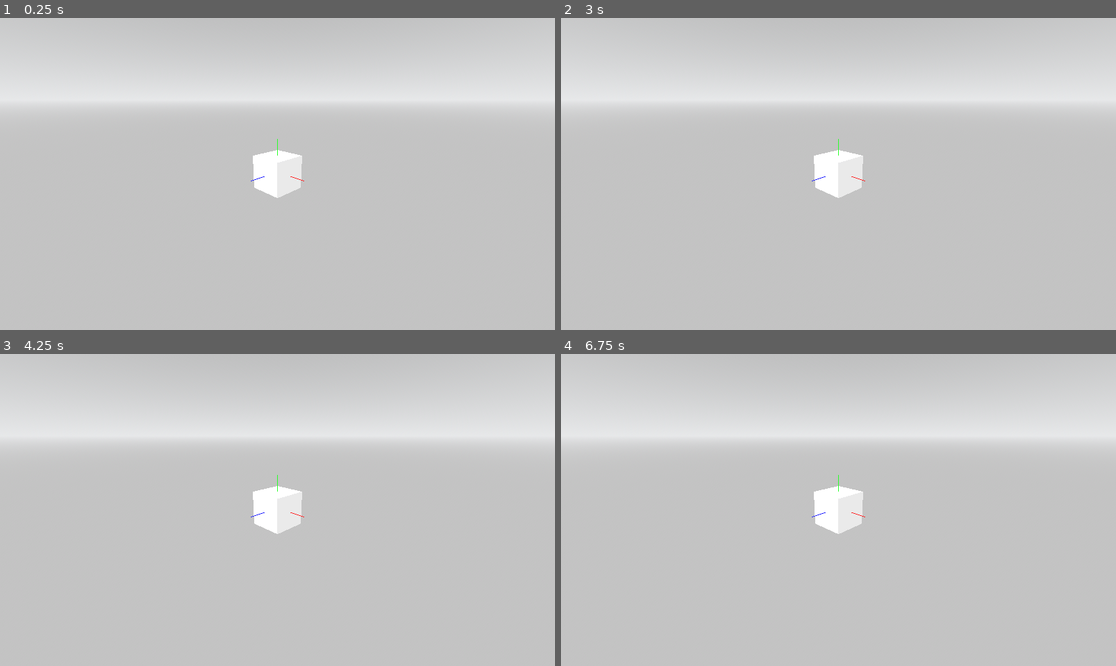
Above: before the commit, frames 1-4 (two rows, left to right).
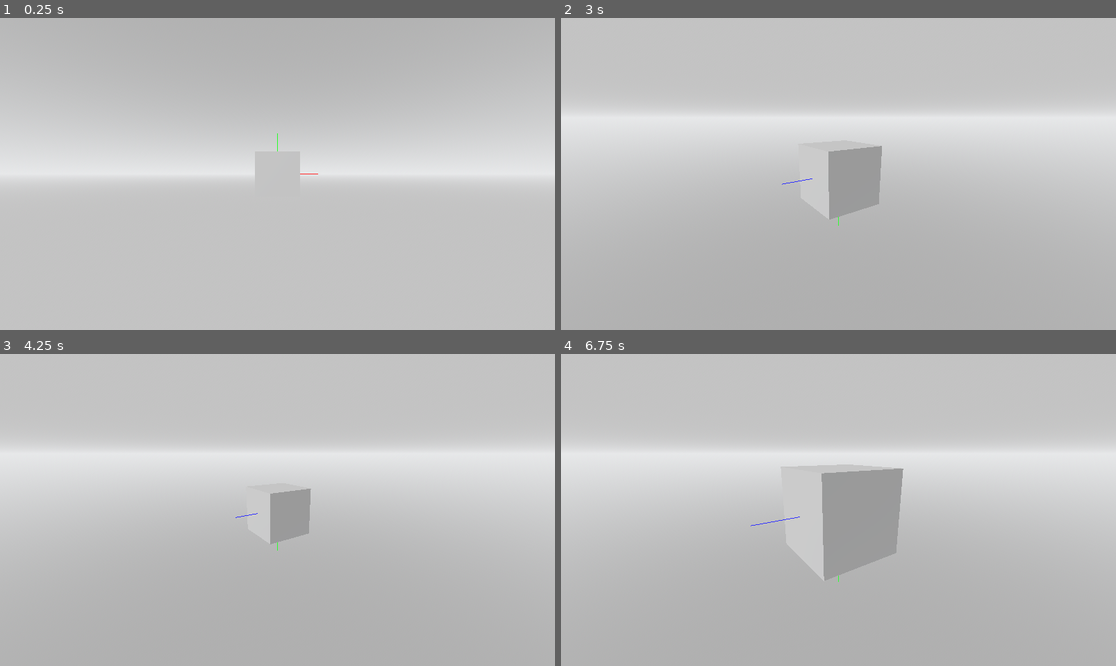
Above: after the commit, the same moments.

Repository: Nusiq/McGdModeling
Game: Godot game, scene res://3d/editor_viewport/editor_viewport.tscn
The game is run twice, just before and just after one commit, with the same random seed, the same clock (stepped at 60 frames per second) and the same inputs. This scene is started directly instead of the project's main scene.
Inputs (mouse positions are in pixels of both pictures, inside the frame that each line leads up to):
- Up to frame 1 (0.25 s): no input
- Up to frame 2 (3 s): tap Enter at 0.5, 2 s; move the mouse to (960, 158) at 0.52 s; tap Mouse wheel up (shortcut.zoom_in_view, bound only after the… at 0.6, 1.55, 2.85 s; click (960, 158) at 0.67 s; tap Mouse wheel down (shortcut.zoom_out_view, bound only after … at 0.8, 1.35, 2.3 s; tap Space at 1.25, 2.75 s; move the mouse to (727, 189) at 1.27 s; click (727, 189) at 1.42 s; move the mouse to (894, 105) at 2.02 s; hold Middle mouse button (gesture.pan_view) 2.03-2.78 s; click (894, 105) at 2.17 s; move the mouse to (810, 236) at 2.77 s; click (810, 236) at 2.92 s
- Up to frame 3 (4.25 s): tap Enter at 3.5 s; move the mouse to (444, 556) at 3.52 s; tap Mouse wheel down (shortcut.zoom_out_view, bound only after … at 3.6 s; click (444, 556) at 3.67 s
- Up to frame 4 (6.75 s): tap Space at 4.25 s; move the mouse to (672, 463) at 4.27 s; tap Mouse wheel up (shortcut.zoom_in_view, bound only after the… at 4.35, 6.05, 6.6 s; click (672, 463) at 4.42 s; move the mouse to (866, 510) at 5.02 s; tap Mouse wheel down (shortcut.zoom_out_view, bound only after … at 5.1 s; click (866, 510) at 5.17 s; move the mouse to (755, 432) at 5.77 s; tap Middle mouse button (gesture.pan_view) at 5.85 s; click (755, 432) at 5.92 s; move the mouse to (960, 494) at 6.52 s; click (960, 494) at 6.67 s

The runs differ from the first frame. In frame 1, 25% of the frame differs, in the area x 0-100%, y 10-58%; in frame 2, 17%; in frame 3, 16%; in frame 4, 19%.

Commit message:
Implmented basic camera movement for the editor_viewport.

Diff:
--- a/3d/editor_viewport/editor_viewport.gd
+++ b/3d/editor_viewport/editor_viewport.gd
@@ -2,28 +2,94 @@
 
 class_name EditorViewport
 
+#region Node Handles
+@onready var camera_target: Node3D = $CameraTarget
+@onready var camera_yaw: Node3D = $CameraTarget/CameraYaw
+@onready var camera_pitch: Node3D = $CameraTarget/CameraYaw/CameraPitch
+@onready var camera: Camera3D = $CameraTarget/CameraYaw/CameraPitch/Camera3D
+#endregion
+
+#region Gesture Interface
+## Controls the state of performing mouse gestures
+var is_mouse_gesture := false
+## Staring zoom value for zoom mouse gesture
+var gesture_zoom_start := 0.0
+## Starting rotation value for rotation mouse gesture
+var gesture_rotate_start := Vector3.ZERO
+## Starting position for pan mouse gesture
+var gesture_pan_start := Vector3.ZERO
+
+const ROTATION_SENSITIVITY_DIVIDER = 80
+
+const ZOOM_SENSITIVITY_DIVIDER = 150
+const MIN_VIEW_DISTANCE = 0.02
+const MAX_VIEW_DISTANCE = 10_000.0
+
+const PAN_SENSITIVITY_DIVIDER = 300
 
 ## Called from the child node $MouseGesture. Handles the mouse gesture
 ## of rotateing the camera.
-func on_rotate(delta_poz: Vector2):
-	print("Hello from MouseGesture.on_rotate")
+func on_rotate(delta_poz: Vector2) -> void:
+	if not is_mouse_gesture:
+		gesture_rotate_start = Vector3(
+			camera_pitch.rotation.x, camera_yaw.rotation.y, 0.0)
+		is_mouse_gesture = true
+	camera_pitch.rotation.x = fposmod(
+		gesture_rotate_start.x- delta_poz.y/ROTATION_SENSITIVITY_DIVIDER, TAU)
+	# Reverse yaw if upside down
+	var r := (
+		1
+		if gesture_rotate_start.x > 3.0/2.0*PI || gesture_rotate_start.x < PI/2
+		else -1)
+	camera_yaw.rotation.y = fposmod(
+		gesture_rotate_start.y-r*delta_poz.x/ROTATION_SENSITIVITY_DIVIDER, TAU)
 
 ## Called from the child node $MouseGesture. Handles the mouse gesture
 ## of panning the camera.
-func on_pan(delta_poz: Vector2):
-	print("Hello from MouseGesture.on_pan")
+func on_pan(delta_poz: Vector2) -> void:
+	if not is_mouse_gesture:
+		gesture_zoom_start = camera.position.z
+		gesture_pan_start = camera_target.position
+		gesture_rotate_start = Vector3(
+			camera_pitch.rotation.x, camera_yaw.rotation.y, 0.0)
+		is_mouse_gesture = true
+
+	var rotate_basis := Basis.from_euler(gesture_rotate_start)
+	camera_target.position = (
+		gesture_pan_start +
+		rotate_basis.y * delta_poz.y*gesture_zoom_start/PAN_SENSITIVITY_DIVIDER +
+		rotate_basis.x * -delta_poz.x*gesture_zoom_start/PAN_SENSITIVITY_DIVIDER
+	)
 
 ## Called from the child node $MouseGesture. Handles the mouse gesture
 ## of zooming the camera.
-func on_zoom(delta_poz: Vector2):
-	print("Hello from MouseGesture.on_zoom")
+func on_zoom(delta_poz: Vector2) -> void:
+	if not is_mouse_gesture:
+		gesture_zoom_start = camera.position.z
+		is_mouse_gesture = true
+	camera.position.z = (
+		gesture_zoom_start + gesture_zoom_start*delta_poz.y/ZOOM_SENSITIVITY_DIVIDER)
+	if camera.position.z < MIN_VIEW_DISTANCE:
+		camera.position.z = MIN_VIEW_DISTANCE
+	elif camera.position.z > MAX_VIEW_DISTANCE:
+		camera.position.z = MAX_VIEW_DISTANCE
 
+## Called from the child node $MouseGesture when no mouse gesture is
+## being performed.
+func on_reset_gesture() -> void:
+	if is_mouse_gesture:
+		gesture_zoom_start = 0.0
+		gesture_rotate_start = Vector3.ZERO
+		gesture_pan_start = Vector3.ZERO
+		is_mouse_gesture = false
+
+#endregion
 
 # Called when the node enters the scene tree for the first time.
-func _ready():
+func _ready() -> void:
 	draw_axes()
 
-func draw_axes():
+func draw_axes() -> void:
 	var mesh: ImmediateMesh = ImmediateMesh.new()
 
 	mesh.clear_surfaces()
@@ -45,7 +111,7 @@
 	mesh.surface_add_vertex(Vector3(0, 0, 1))
 	mesh.surface_end()
 
-	var material = StandardMaterial3D.new()
+	var material := StandardMaterial3D.new()
 	material.vertex_color_use_as_albedo = true
 
 	var mesh_instance := MeshInstance3D.new()
@@ -56,5 +122,15 @@
 
 
 # Called every frame. 'delta' is the elapsed time since the previous frame.
-func _process(delta: float) -> void:
+func _process(_delta: float) -> void:
 	pass
+
+func _input(event: InputEvent) -> void:
+	if event.is_action("shortcut.zoom_in_view"):
+		if is_mouse_gesture:
+			return
+		on_zoom(Vector2.UP * 20)
+	elif event.is_action("shortcut.zoom_out_view"):
+		if is_mouse_gesture:
+			return
+		on_zoom(Vector2.DOWN * 20)
--- a/3d/editor_viewport/editor_viewport.tscn
+++ b/3d/editor_viewport/editor_viewport.tscn
@@ -18,11 +18,7 @@
 sky = SubResource("Sky_vaoec")
 tonemap_mode = 2
 
-[sub_resource type="StandardMaterial3D" id="StandardMaterial3D_ft4ka"]
-
-[sub_resource type="BoxMesh" id="BoxMesh_cbc5o"]
-lightmap_size_hint = Vector2i(14, 21)
-material = SubResource("StandardMaterial3D_ft4ka")
+[sub_resource type="BoxMesh" id="BoxMesh_4g35t"]
 
 [node name="EditorViewport" type="Node3D"]
 script = ExtResource("1_lx2y6")
@@ -31,21 +27,7 @@
 environment = SubResource("Environment_x2yi6")
 
 [node name="MeshInstance3D" type="MeshInstance3D" parent="."]
-mesh = SubResource("BoxMesh_cbc5o")
-
-[node name="Camera3D" type="Camera3D" parent="."]
-transform = Transform3D(0.707107, -0.241845, 0.664463, 0, 0.939693, 0.34202, -0.707107, -0.241845, 0.664463, 4, 2, 4)
-
-[node name="KeyLight" type="DirectionalLight3D" parent="Camera3D"]
-transform = Transform3D(0.707107, 0.353553, -0.612372, 0, 0.866026, 0.5, 0.707107, -0.353553, 0.612372, 0, 0, 0)
-
-[node name="FillLight" type="DirectionalLight3D" parent="Camera3D"]
-transform = Transform3D(0.707107, -0.5, 0.5, 3.3062e-08, -0.707107, -0.707107, 0.707107, 0.5, -0.5, 0, 0, 0)
-light_energy = 0.5
-
-[node name="BackLight" type="DirectionalLight3D" parent="Camera3D"]
-transform = Transform3D(-0.984808, -0.0301537, -0.17101, 0, 0.984808, -0.173648, 0.173648, -0.17101, -0.969846, 0, 0, 0)
-light_energy = 2.0
+mesh = SubResource("BoxMesh_4g35t")
 
 [node name="MouseGesture" type="Control" parent="."]
 layout_mode = 3
@@ -55,3 +37,24 @@
 grow_horizontal = 2
 grow_vertical = 2
 script = ExtResource("2_22egi")
+
+[node name="CameraTarget" type="Node3D" parent="."]
+transform = Transform3D(1, 0, 0, 0, 1, 0, 0, 0, 1, 0, 0, 0)
+
+[node name="CameraYaw" type="Node3D" parent="CameraTarget"]
+
+[node name="CameraPitch" type="Node3D" parent="CameraTarget/CameraYaw"]
+
+[node name="Camera3D" type="Camera3D" parent="CameraTarget/CameraYaw/CameraPitch"]
+transform = Transform3D(1, 0, 0, 0, 1, 0, 0, 0, 1, 0, 0, 5)
+
+[node name="KeyLight" type="DirectionalLight3D" parent="CameraTarget/CameraYaw/CameraPitch"]
+transform = Transform3D(0.707107, 0.353553, -0.612373, 0, 0.866026, 0.499999, 0.707107, -0.353553, 0.612373, 0, 0, 5)
+
+[node name="FillLight" type="DirectionalLight3D" parent="CameraTarget/CameraYaw/CameraPitch"]
+transform = Transform3D(0.707107, -0.5, 0.5, 3.3062e-08, -0.707107, -0.707107, 0.707107, 0.5, -0.5, 0, 0, 5)
+light_energy = 0.5
+
+[node name="BackLight" type="DirectionalLight3D" parent="CameraTarget/CameraYaw/CameraPitch"]
+transform = Transform3D(-0.984808, -0.0301536, -0.17101, 0, 0.984808, -0.173648, 0.173648, -0.17101, -0.969846, 0, 0, 5)
+light_energy = 2.0
--- a/3d/editor_viewport/mouse_gesture.gd
+++ b/3d/editor_viewport/mouse_gesture.gd
@@ -7,11 +7,14 @@
 func _ready() -> void:
 	viewport = get_node("..")
 
-func on_rotate(delta_poz: Vector2):
+func on_rotate(delta_poz: Vector2) -> void:
 	viewport.on_rotate(delta_poz)
 
-func on_pan(delta_poz: Vector2):
+func on_pan(delta_poz: Vector2) -> void:
 	viewport.on_pan(delta_poz)
 
-func on_zoom(delta_poz: Vector2):
+func on_zoom(delta_poz: Vector2) -> void:
 	viewport.on_zoom(delta_poz)
+
+func on_reset_gesture() -> void:
+	viewport.on_reset_gesture()
--- a/project.godot
+++ b/project.godot
@@ -40,3 +40,13 @@
 "events": [Object(InputEventMouseButton,"resource_local_to_scene":false,"resource_name":"","device":-1,"window_id":0,"c …(252 unchanged characters)…
 ]
 }
+shortcut.zoom_in_view={
+"deadzone": 0.5,
+"events": [Object(InputEventMouseButton,"resource_local_to_scene":false,"resource_name":"","device":-1,"window_id":0,"alt_pressed":false,"shift_pressed":false,"ctrl_pressed":false,"meta_pressed":false,"button_mask":8,"position":Vector2(197, 17),"global_position":Vector2(201, 58),"factor":1.0,"button_index":4,"canceled":false,"pressed":true,"double_click":false,"script":null)
+]
+}
+shortcut.zoom_out_view={
+"deadzone": 0.5,
+"events": [Object(InputEventMouseButton,"resource_local_to_scene":false,"resource_name":"","device":-1,"window_id":0,"alt_pressed":false,"shift_pressed":false,"ctrl_pressed":false,"meta_pressed":false,"button_mask":16,"position":Vector2(254, 27),"global_position":Vector2(258, 68),"factor":1.0,"button_index":5,"canceled":false,"pressed":true,"double_click":false,"script":null)
+]
+}
--- a/ui/mouse_gesture/mouse_gesture.gd
+++ b/ui/mouse_gesture/mouse_gesture.gd
@@ -12,14 +12,17 @@
 var gestrue_start_position := Vector2.ZERO
 
 
-func on_rotate(delta_poz: Vector2):
+func on_rotate(_delta_poz: Vector2) -> void:
 	push_error("Not Implemented MouseGesture.on_rotate")
 
-func on_pan(delta_poz: Vector2):
+func on_pan(_delta_poz: Vector2) -> void:
 	push_error("Not Implemented MouseGesture.on_pan")
 
-func on_zoom(delta_poz: Vector2):
+func on_zoom(_delta_poz: Vector2) -> void:
 	push_error("Not Implemented MouseGesture.on_zoom")
+
+func on_reset_gesture() -> void:
+	push_error("Not Implemented MouseGesture.on_reset_gesture")
 
 
 ## Called every frame automatically.
@@ -27,7 +30,7 @@
 ## for the gestures if they're active.
 ##
 ## @param delta The elapsed time since the previous frame.
-func _process(delta: float) -> void:
+func _process(_delta: float) -> void:
 	if Input.is_action_just_released("gesture.rotate_view", true):
 		current_gesture = Gesture.NONE
 	if Input.is_action_just_released("gesture.pan_view", true):
@@ -36,7 +39,7 @@
 		current_gesture = Gesture.NONE
 
 	if current_gesture != Gesture.NONE:
-		var delta_pos = get_global_mouse_position() - gestrue_start_position
+		var delta_pos := get_global_mouse_position() - gestrue_start_position
 		match current_gesture:
 			Gesture.ROTATING:
 				on_rotate(delta_pos)
@@ -44,6 +47,8 @@
 				on_pan(delta_pos)
 			Gesture.ZOOMING:
 				on_zoom(delta_pos)
+	else:
+		on_reset_gesture()
 
 ## Called automatically on GUI inputs.
 ## Starts the mouse gestures tracking when the proper key combination is
Not shown: 1 places in 3d/editor_viewport/editor_viewport.tscn that only renumber resources
